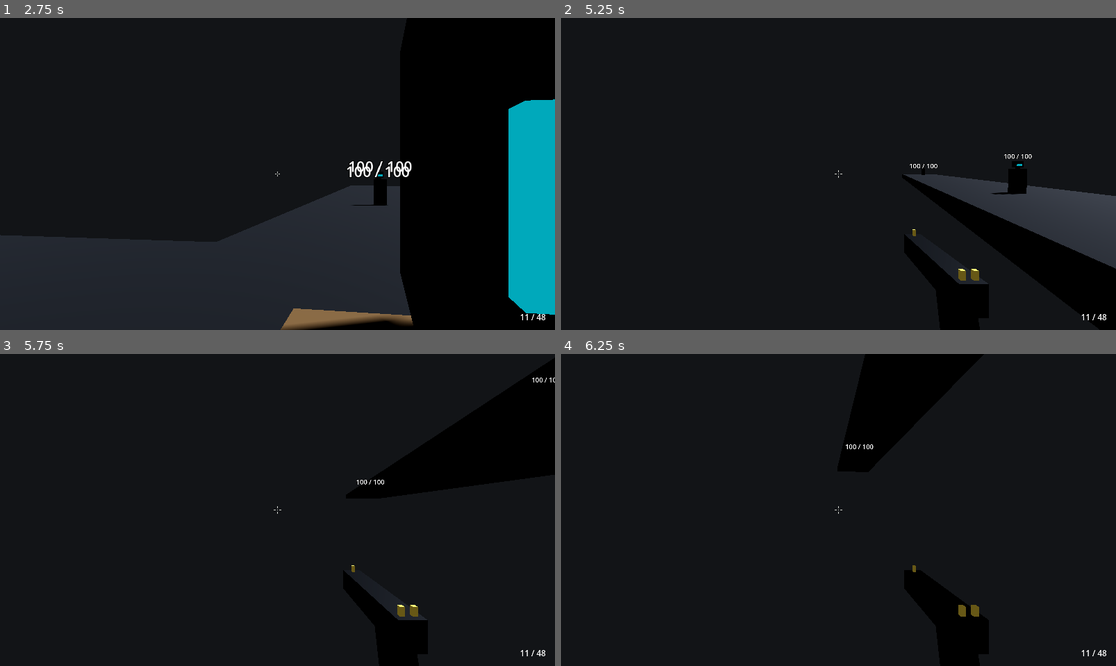
Above: before the commit, frames 1-4 (two rows, left to right).
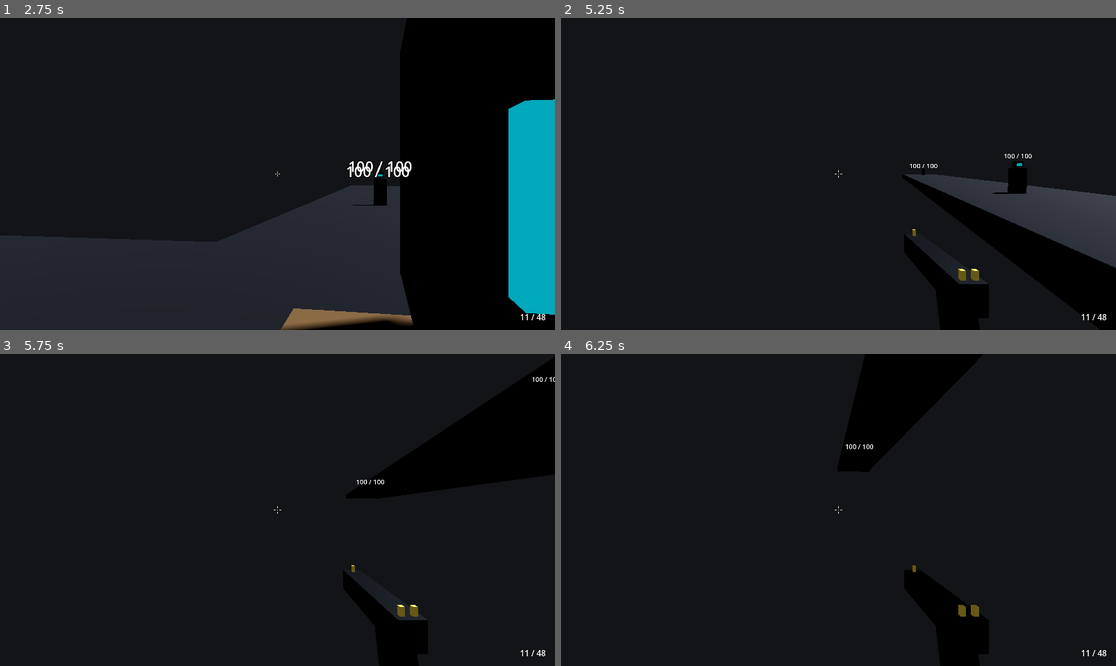
Above: after the commit, the same moments.

Repository: StudioSadTouch/Project-Long-Colt
Game: Godot game, scene res://scenes/main/main.tscn
Same seed, same stepped clock (60 frames per second), same inputs: the game is played once before the commit and once after it.
Inputs (mouse positions are in pixels of both pictures, inside the frame that each line leads up to):
- Up to frame 1 (2.75 s): tap Enter at 0.5 s; move the mouse to (271, 180) at 0.52 s; hold Right mouse button (action_alt_fire) 0.53-1.28 s; hold W (action_move_forward) from 0.53 s (still down); tap Space (action_jump) at 0.77, 1.52 s; move the mouse to (316, 177) at 1.27 s; tap Ctrl (action_crouch) at 1.35 s; move the mouse to (233, 170) at 2.02 s; press the mouse at (233, 170) at 2.03 s
- Up to frame 2 (5.25 s): tap Space (action_jump) at 2.75, 3.02, 3.77, 4.52 s; move the mouse to (844, 174) at 2.77 s; release W (action_move_forward) at 2.78 s; release the mouse at (844, 174) at 2.78 s; hold A (action_move_left) 2.78-3.53 s; tap V (action_melee) at 2.85 s; move the mouse to (816, 167) at 3.52 s; hold 1 (action_weapon_1) 3.53-4.28 s; hold W (action_move_forward) from 3.53 s (still down); move the mouse to (866, 174) at 4.27 s; tap 2 (action_weapon_2) at 4.35 s; move the mouse to (810, 174) at 5.02 s; hold Mouse wheel up (action_weapon_next) from 5.03 s (still down)
- Up to frame 3 (5.75 s): keep holding W (action_move_forward); keep holding Mouse wheel up (action_weapon_next)
- Up to frame 4 (6.25 s): move the mouse to (849, 503) at 5.77 s; release W (action_move_forward) at 5.78 s; release Mouse wheel up (action_weapon_next) at 5.78 s; hold D (action_move_right) from 5.78 s (still down); tap Mouse wheel down (action_weapon_prev) at 5.85 s; tap Space (action_jump) at 6.02 s

Frame 1 is identical in both runs. In frame 2, 0.1% of the frame differs, in the area x 62-100%, y 43-85%; in frame 3, less than 0.1%; in frame 4, less than 0.1%.

Commit message:
Hitbox physics layer: bodies plus Hitbox-layer areas only; melee blocked by walls

Diff:
--- a/project.godot
+++ b/project.godot
@@ -136,6 +136,7 @@
 3d_physics/layer_3="Enemy"
 3d_physics/layer_4="Projectile"
 3d_physics/layer_5="Interactable"
+3d_physics/layer_6="Hitbox"
 
 [physics]
 
--- a/scenes/ai/target_dummy.tscn
+++ b/scenes/ai/target_dummy.tscn
@@ -59,7 +59,7 @@
 
 [node name="HeadArmored" type="StaticBody3D" parent="." groups=["hitbox_head_armored"]]
 transform = Transform3D(1, 0, 0, 0, 1, 0, 0, 0, 1, 0, 1.64, 0)
-collision_layer = 4
+collision_layer = 32
 collision_mask = 0
 
 [node name="HelmetMesh" type="MeshInstance3D" parent="HeadArmored"]
@@ -69,7 +69,7 @@
 shape = SubResource("BoxShape3D_helmet")
 
 [node name="HeadUnarmored" type="StaticBody3D" parent="." groups=["hitbox_head_unarmored"]]
-collision_layer = 4
+collision_layer = 32
 collision_mask = 0
 
 [node name="VisorMesh" type="MeshInstance3D" parent="HeadUnarmored"]
--- a/scripts/weapons/weapon.gd
+++ b/scripts/weapons/weapon.gd
@@ -4,8 +4,10 @@
 ## Targets take damage through a duck-typed take_damage(amount: float, info: Dictionary).
 ## Hit zones come from collider groups: "hitbox_head_unarmored" (face, neck),
 ## "hitbox_head_armored" (helmet), and legacy "hitbox_head", treated as armored. Anything
-## else is body. Hitboxes may be PhysicsBody3D or Area3D on the World (1) or Enemy (3) layers;
-## rays collide with both. Zone colliders forward to the nearest ancestor that has take_damage.
+## else is body. Shots, the zone probe and the melee sweep hit PhysicsBody3Ds on World (1),
+## Enemy (3) or Hitbox (6), and Area3Ds only on Hitbox (6), so triggers, pickups and water
+## don't absorb bullets. Put hitbox Areas on layer 6 only.
+## Zone colliders forward to the nearest ancestor that has take_damage.
 ## info carries hit_zone (HitZone), hit_zone_name, and headshot (true for both head zones).
 ## Audio and VFX: connect to fired, dry_fired, reload_started, melee_swung, hit_confirmed.
 ## Subclass hooks: _can_fire, _consume_ammo, _emit_shots, _on_trigger_released, _alt_fire, _melee.
@@ -22,7 +24,10 @@
 
 enum HitZone { BODY, HEAD_ARMORED, HEAD_UNARMORED }
 
-const HIT_MASK := 1 | 4
+const LAYER_HITBOX := 1 << 5
+const HIT_MASK := 1 | 4 | LAYER_HITBOX
+## Non-hitbox Areas a single ray may skip before giving up.
+const MAX_AREA_SKIPS := 8
 ## How far past a non-unarmored hit to probe for an overlapping unarmored collider.
 const ZONE_PROBE := 0.05
 const ZONE_NAMES := ["body", "head_armored", "head_unarmored"]
@@ -281,7 +286,8 @@
 		_melee_target = null
 
 
-## Nearest damageable hit along the camera's forward within distance, or {}.
+## Nearest damageable hit along the camera's forward within distance, or {}. Also used on
+## lunge arrival, so a wall that appears mid-lunge still blocks.
 func _melee_sweep(distance: float) -> Dictionary:
 	_melee_cast.global_transform = camera.global_transform
 	_melee_cast.target_position = Vector3(0.0, 0.0, -distance)
@@ -291,14 +297,26 @@
 	_melee_cast.force_shapecast_update()
 	var best := {}
 	var best_distance := INF
+	# The nearest non-damageable solid blocks, so melee can't reach through walls.
+	var block_distance := INF
 	for i in _melee_cast.get_collision_count():
 		var collider := _melee_cast.get_collider(i)
+		if _is_ignored_area(collider):
+			continue
+		var point := _melee_cast.get_collision_point(i)
+		var d := camera.global_position.distance_to(point)
+		if _damage_receiver(collider) == null:
+			block_distance = minf(block_distance, d)
+	for i in _melee_cast.get_collision_count():
+		var collider := _melee_cast.get_collider(i)
+		if _is_ignored_area(collider):
+			continue
 		var target := _damage_receiver(collider)
 		if target == null:
 			continue
 		var point := _melee_cast.get_collision_point(i)
 		var d := camera.global_position.distance_to(point)
-		if d < best_distance:
+		if d < best_distance and d <= block_distance:
 			best_distance = d
 			best = {
 				"target": target,
@@ -359,16 +377,8 @@
 	if zone == HitZone.HEAD_UNARMORED:
 		return zone
 	var origin: Vector3 = hit.position
-	var query := PhysicsRayQueryParameters3D.create(
-		origin, origin + direction * ZONE_PROBE, HIT_MASK
-	)
-	query.hit_from_inside = true
-	query.collide_with_areas = true
 	var exclude: Array[RID] = [(hit.collider as CollisionObject3D).get_rid()]
-	if player != null:
-		exclude.append(player.get_rid())
-	query.exclude = exclude
-	var probe := get_world_3d().direct_space_state.intersect_ray(query)
+	var probe := _cast_ray(origin, origin + direction * ZONE_PROBE, exclude, true)
 	if probe.is_empty() or zone_of(probe.collider) != HitZone.HEAD_UNARMORED:
 		return zone
 	if _damage_receiver(probe.collider) != target:
@@ -379,11 +389,30 @@
 
 func _raycast(direction: Vector3, distance: float) -> Dictionary:
 	var origin := camera.global_position
-	var query := PhysicsRayQueryParameters3D.create(origin, origin + direction * distance, HIT_MASK)
+	return _cast_ray(origin, origin + direction * distance, [], false)
+
+
+## Ray against HIT_MASK that passes through Areas not on the Hitbox layer.
+func _cast_ray(from: Vector3, to: Vector3, exclude: Array[RID], from_inside: bool) -> Dictionary:
+	var query := PhysicsRayQueryParameters3D.create(from, to, HIT_MASK)
 	query.collide_with_areas = true
+	query.hit_from_inside = from_inside
+	var skip: Array[RID] = exclude.duplicate()
 	if player != null:
-		query.exclude = [player.get_rid()]
-	return get_world_3d().direct_space_state.intersect_ray(query)
+		skip.append(player.get_rid())
+	var space := get_world_3d().direct_space_state
+	for _i in MAX_AREA_SKIPS:
+		query.exclude = skip
+		var hit := space.intersect_ray(query)
+		if hit.is_empty() or not _is_ignored_area(hit.collider):
+			return hit
+		skip.append(hit.rid)
+	return {}
+
+
+static func _is_ignored_area(collider: Object) -> bool:
+	var area := collider as Area3D
+	return area != null and (area.collision_layer & LAYER_HITBOX) == 0
 
 
 func _damage_receiver(collider: Object) -> Object:
